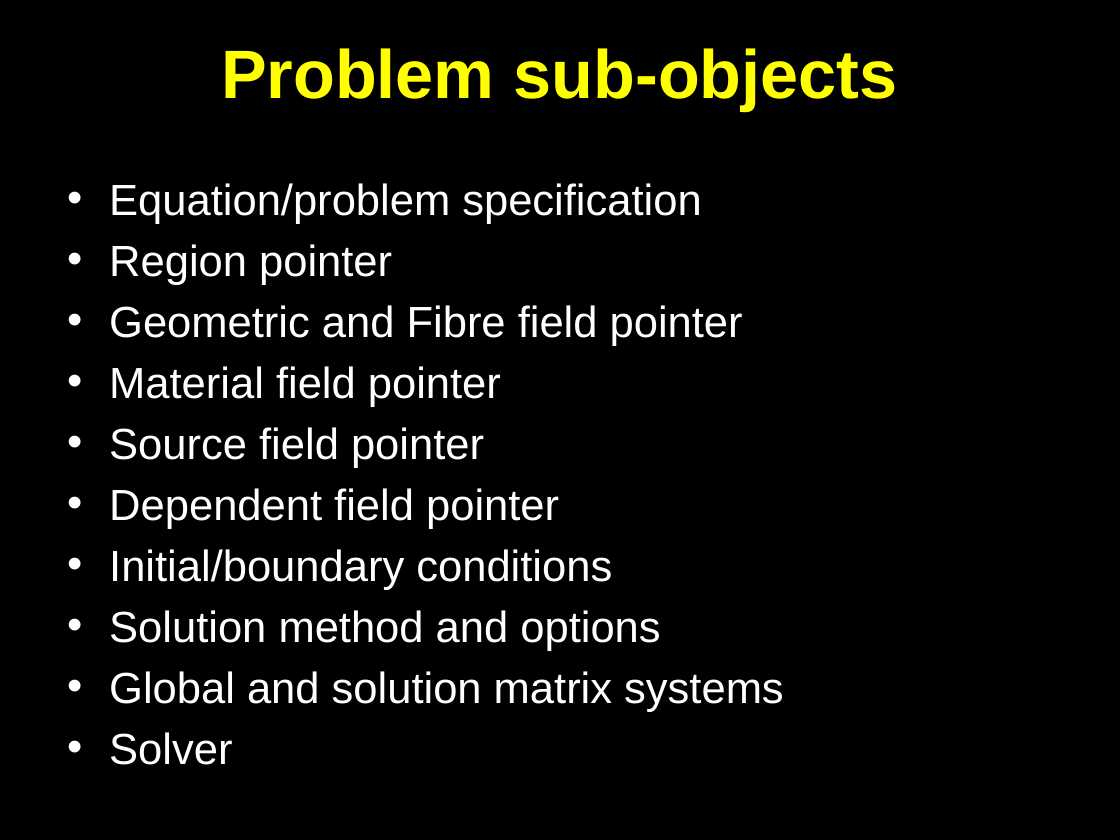
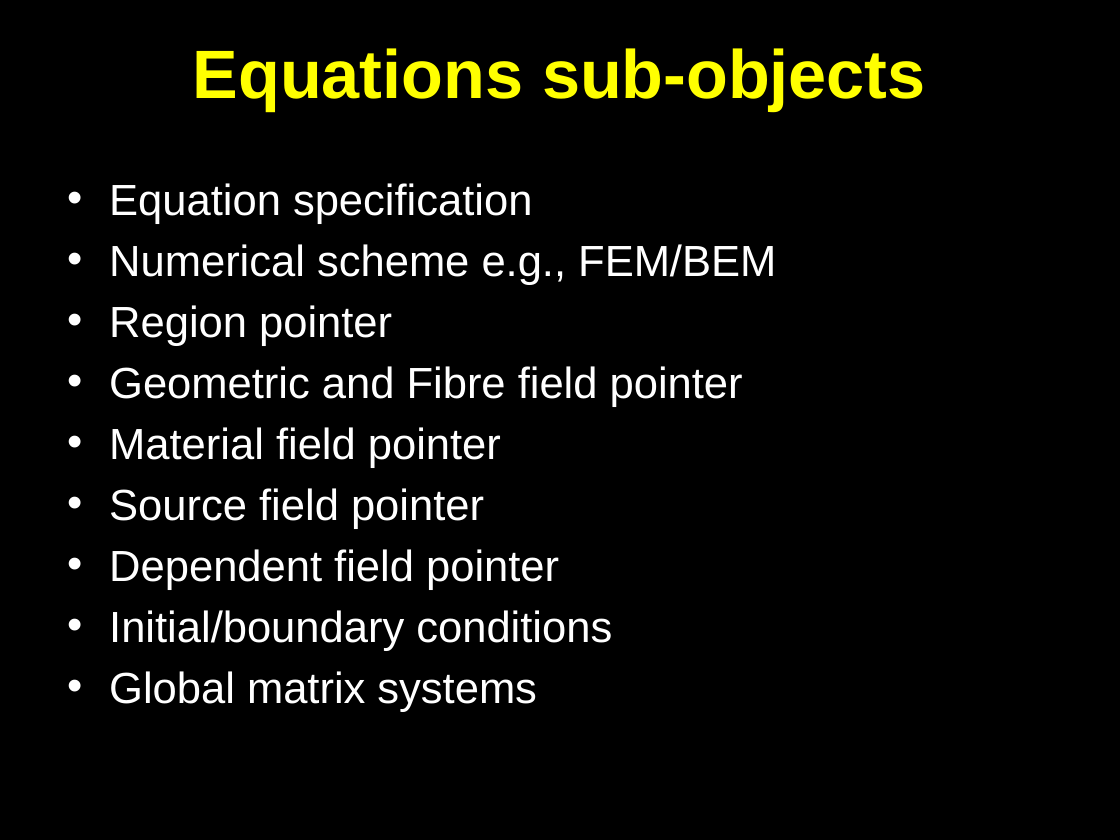
Before and after one commit to OpenCMISS/cm, a slide deck: slide 54 of doc/openCMISS.pptx (slide 45 before the commit). Drawn at 1120x840 pixels with LibreOffice and Linux fonts; fonts in the diff are those of the drawing. Boxes give left, top, right and bottom in pixels: in the first picture for what was removed or moved away, otherwise in the second. Text is boxed around its words. In the diff, an @@ line names an element or a change of style, - is before the commit and + after.

Commit message:
Updated openCMISS powerpoint presentation. Changes include: 1. Changes for regions, equations and problems 2. Block diagrams to show type structure 3. Additional slides for activation problems/CellML/FieldML

```diff
--- a/doc/openCMISS.pptx
+++ b/doc/openCMISS.pptx
@@ title at <box>193,48,926,110</box>: text changed @@
-Problem sub-objects
+Equations sub-objects
@@ text at <box>109,183,776,285</box>: text changed @@
-• Equation/problem specification
+• Equation specification
+• Numerical scheme e.g., FEM/BEM
@@ text at <box>109,671,537,712</box>: text changed @@
-• Solution method and options
-• Global and solution matrix systems
-• Solver
+• Global matrix systems
```
Also in this commit, not shown: 8 other slides changed, 22 slides added.
